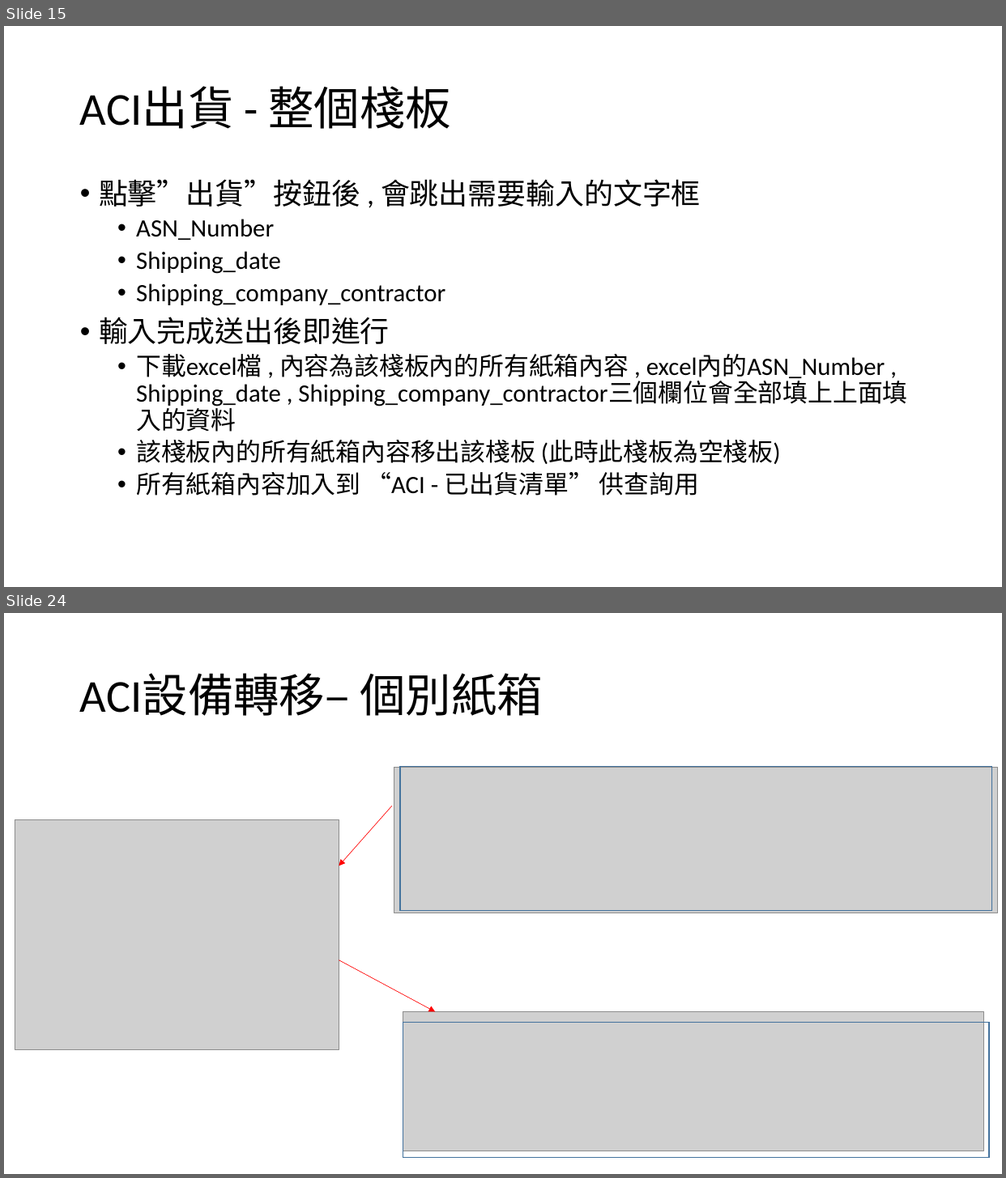
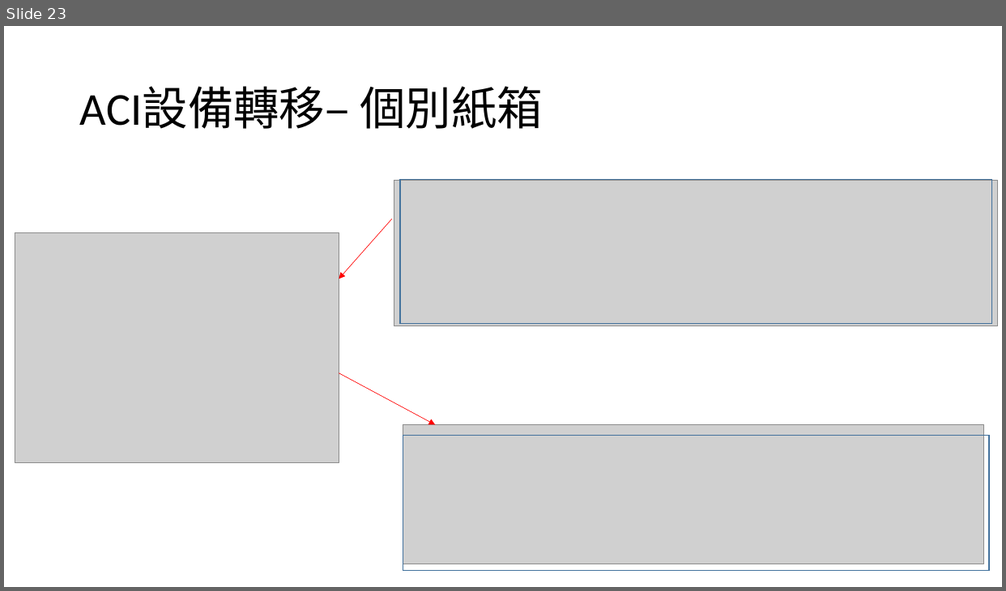
Before and after one commit to CrayHung/twoway-scanner, a slide deck: ACI庫存操作.pptx. Shown one above the other, each under a label of ours: slides 15 and 24 before the commit, slide 23 after it; the slides between them are not shown. The pictures are 1006x1178 and 1006x591 pixels, drawn with LibreOffice and Linux fonts; fonts in the diff are those of the drawing; grey boxes stand for pictures. Boxes give left, top, right and bottom in pixels: in the first picture for what was removed or moved away, otherwise in the second. Text is boxed around its words. In the diff, an @@ line names an element or a change of style, - is before the commit and + after.

Commit message:
新增出貨清單+已出貨歷史清單

```diff
--- a/ACI庫存操作.pptx
+++ b/ACI庫存操作.pptx
@@ slide 15 removed at (x1=4, y1=26, x2=1002, y2=587), background #FFFFFF @@
@@ title removed at (x1=80, y1=86, x2=451, y2=129) @@
-ACI出貨 - 整個棧板
@@ text removed at (x1=99, y1=179, x2=907, y2=496) @@
-• 點擊”出貨”按鈕後 , 會跳出需要輸入的文字框
-  • ASN_Number
-  • Shipping_date
-  • Shipping_company_contractor
-• 輸入完成送出後即進行
-  • 下載excel檔 , 內容為該棧板內的所有紙箱內容 , excel內的ASN_Number , Shipping_date , Shipping_company_contractor三個欄位會全部填上上面填入的資料
-  • 該棧板內的所有紙箱內容移出該棧板 (此時此棧板為空棧板)
-  • 所有紙箱內容加入到 “ACI - 已出貨清單” 供查詢用
@@ what was slide 24 is now slide 23 @@
```
Also in this commit, not shown: 18 slides changed, 3 slides added, 2 other slides removed, 2 other files.
